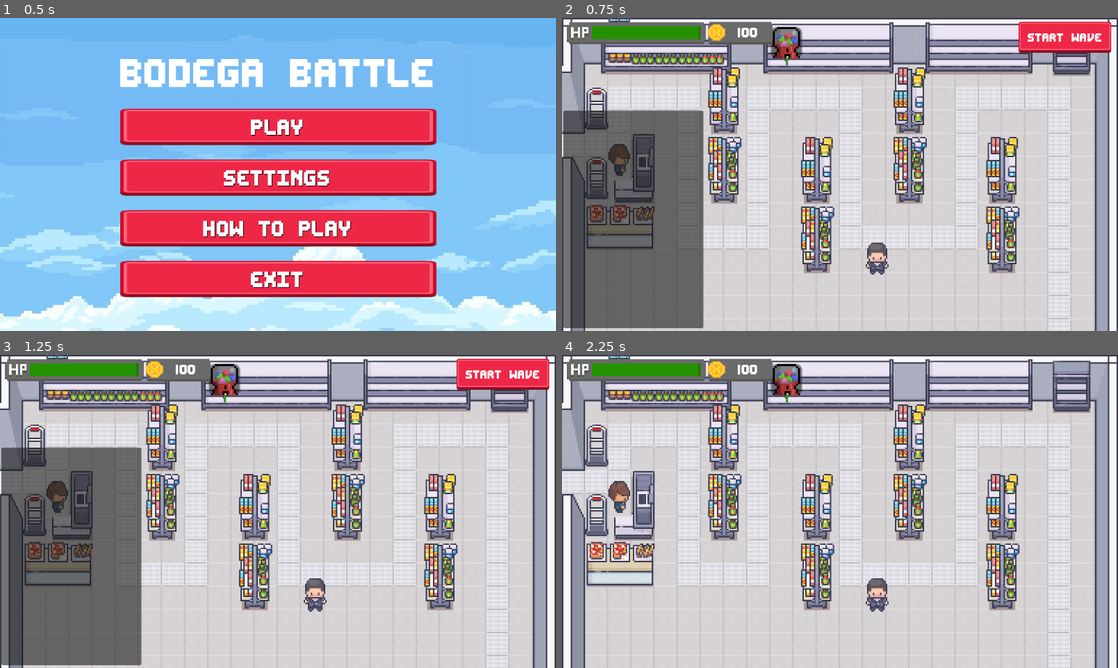
Above: before the commit, frames 1-4 (two rows, left to right).
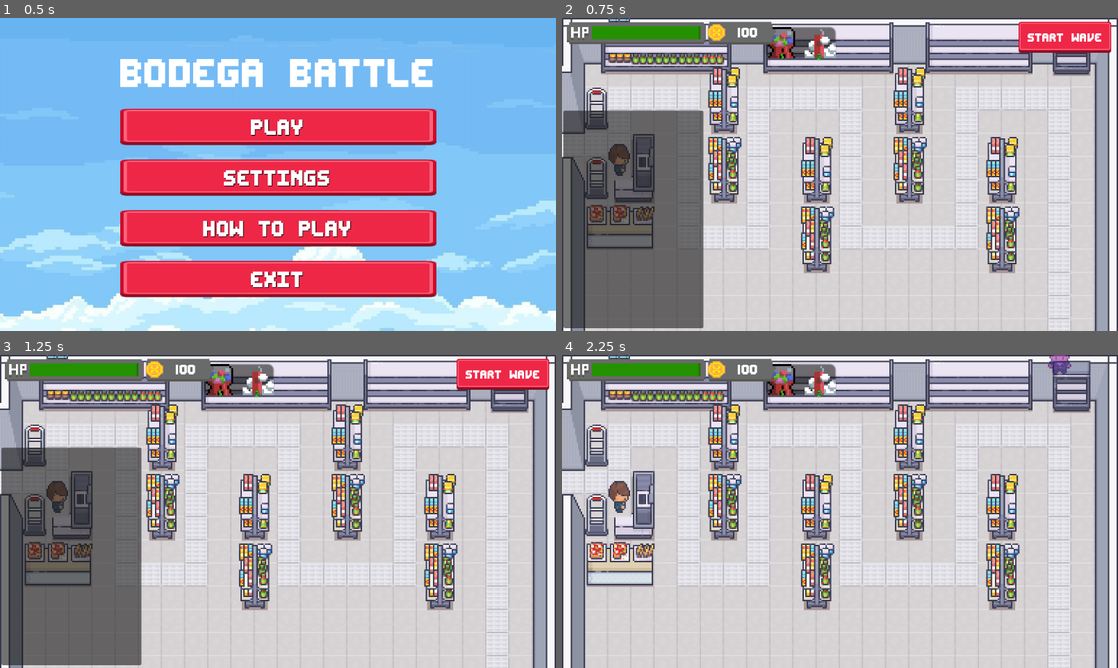
Above: after the commit, the same moments.

Repository: s27459-pj/bodega-battle
Game: Godot game, scene res://scene/scene_handler/scene_handler.tscn
Two runs of this game, one before a commit and one after it. Both use one fixed random seed, a clock stepped at 60 frames per second and the inputs below.
Inputs (mouse positions are in pixels of both pictures, inside the frame that each line leads up to):
- Up to frame 1 (0.5 s): no input
- Up to frame 2 (0.75 s): click "PLAY" at 0.5 s
- Up to frame 3 (1.25 s): no input
- Up to frame 4 (2.25 s): click (817, 380) at 1.27 s; click "Start Wave" at 2 s

Frame 1 is identical in both runs. In frame 2, 1.4% of the frame differs, in the area x 36-59%, y 2-82%; in frame 3, 1.4%; in frame 4, 1.6%, in the area x 36-92%, y 0-82%.

Commit message:
added placement

Diff:
--- a/objects/defences/sprzedawca-e-petów/cigaret.tscn
+++ b/objects/defences/sprzedawca-e-petów/cigaret.tscn
@@ -196,6 +196,7 @@
 }]
 
 [node name="Cigaret" type="Node2D"]
+y_sort_enabled = true
 script = ExtResource("1_o7oma")
 fire_rate = 8.0
 ammo_scene = ExtResource("2_qggpk")
@@ -203,6 +204,8 @@
 [node name="CharacterBody2D" type="CharacterBody2D" parent="."]
 
 [node name="AnimatedSprite2D" type="AnimatedSprite2D" parent="CharacterBody2D"]
+y_sort_enabled = true
+position = Vector2(-1, -32)
 scale = Vector2(3, 3)
 sprite_frames = SubResource("SpriteFrames_oom24")
 animation = &"idle_down"
--- a/objects/defences/sprzedawca-e-petów/smoke.gd
+++ b/objects/defences/sprzedawca-e-petów/smoke.gd
@@ -2,7 +2,7 @@
 
 var dir:float
 @export var speed= 50
-@export var hitDelay = 1
+@export var hitDelay = 1.0
 @export var lifetime = 4
 
 @onready var attack_delay: Timer = $attackDelay
--- a/objects/defences/sprzedawca-e-petów/smoke.tscn
+++ b/objects/defences/sprzedawca-e-petów/smoke.tscn
@@ -6,22 +6,6 @@
 [sub_resource type="Gradient" id="Gradient_3rddr"]
 offsets = PackedFloat32Array(0, 0.3, 0.743333, 1)
 colors = PackedColorArray(1, 1, 1, 0, 1, 1, 1, 1, 1, 1, 1, 1, 1, 1, 1, 0)
-
-[sub_resource type="Animation" id="Animation_uo580"]
-resource_name = "move"
-loop_mode = 1
-tracks/0/type = "value"
-tracks/0/imported = false
-tracks/0/enabled = true
-tracks/0/path = NodePath("Sprite2D:scale")
-tracks/0/interp = 1
-tracks/0/loop_wrap = true
-tracks/0/keys = {
-"times": PackedFloat32Array(-0.0333333, 0.2315),
-"transitions": PackedFloat32Array(1, 0.500001),
-"update": 0,
-"values": [Vector2(1, 1), Vector2(1.1, 1.1)]
-}
 
 [sub_resource type="Animation" id="Animation_3rddr"]
 length = 0.001
@@ -65,6 +49,34 @@
 "values": [Color(1, 1, 1, 1), Color(1, 1, 1, 0)]
 }
 
+[sub_resource type="Animation" id="Animation_uo580"]
+resource_name = "move"
+loop_mode = 1
+tracks/0/type = "value"
+tracks/0/imported = false
+tracks/0/enabled = true
+tracks/0/path = NodePath("Sprite2D:scale")
+tracks/0/interp = 1
+tracks/0/loop_wrap = true
+tracks/0/keys = {
+"times": PackedFloat32Array(-0.0333333, 0.2315),
+"transitions": PackedFloat32Array(1, 0.500001),
+"update": 0,
+"values": [Vector2(1, 1), Vector2(1.1, 1.1)]
+}
+tracks/1/type = "value"
+tracks/1/imported = false
+tracks/1/enabled = true
+tracks/1/path = NodePath("Sprite2D:modulate")
+tracks/1/interp = 1
+tracks/1/loop_wrap = true
+tracks/1/keys = {
+"times": PackedFloat32Array(0, 0.533333),
+"transitions": PackedFloat32Array(0.378929, 0.466516),
+"update": 0,
+"values": [Color(1, 1, 1, 0.839216), Color(1, 1, 1, 1)]
+}
+
 [sub_resource type="AnimationLibrary" id="AnimationLibrary_wspg5"]
 _data = {
 &"RESET": SubResource("Animation_3rddr"),
@@ -76,10 +88,10 @@
 size = Vector2(26, 26)
 
 [node name="Smoke" type="Node2D"]
+z_index = 1
 scale = Vector2(3, 3)
 script = ExtResource("1_3rddr")
 speed = 10
-hitDelay = 0
 lifetime = 10
 
 [node name="attackDelay" type="Timer" parent="."]
--- a/objects/ui/tower_placement/ui_tower_placement.gd
+++ b/objects/ui/tower_placement/ui_tower_placement.gd
@@ -12,7 +12,9 @@
 # Where we're building the tower
 var build_location: Vector2
 
-var gum_turret_scene: PackedScene = load("res://objects/defences/gum-turret.tscn")
+var gum_turret_scene: PackedScene = load("res://objects/defences/basic-turret/gum-turret.tscn")
+var vape_turret_scene: PackedScene = load("res://objects/defences/sprzedawca-e-petów/cigaret.tscn")
+
 var buildable_spots_tilemap: TileMapLayer
 
 
@@ -36,6 +38,8 @@
 		if Input.is_action_just_pressed("ui_tower_start_build"):
 			if Input.is_key_pressed(KEY_1):
 				initiate_build_mode(gum_turret_scene)
+			if Input.is_key_pressed(KEY_2):
+				initiate_build_mode(vape_turret_scene)
 			# NOTE: Add more tower shortcuts from:
 			#       Project Settings >Input Map > ui_tower_start_build
 
@@ -43,6 +47,8 @@
 func _on_gum_turret_button_pressed() -> void:
 	initiate_build_mode(gum_turret_scene)
 
+func _on_vape_turret_button_pressed() -> void:
+	initiate_build_mode(vape_turret_scene)
 
 func initiate_build_mode(scene: PackedScene) -> void:
 	if build_mode:
@@ -83,7 +89,7 @@
 
 	# TODO: Check if enough cash
 
-	var new_tower: Node2D = gum_turret_scene.instantiate()
+	var new_tower: Node2D = building_scene.instantiate()
 	new_tower.position = build_location
 	var turret_container: Node2D = level.get_node("Turrets")
 	turret_container.add_child(new_tower, true)
--- a/objects/ui/tower_placement/ui_tower_placement.tscn
+++ b/objects/ui/tower_placement/ui_tower_placement.tscn
@@ -1,7 +1,8 @@
-[gd_scene load_steps=3 format=3 uid="uid://c8qbv1nyqanfh"]
+[gd_scene load_steps=4 format=3 uid="uid://c8qbv1nyqanfh"]
 
 [ext_resource type="Texture2D" uid="uid://dyn7xm152kns2" path="res://assets/sprites/defences/gumball.png" id="1_71j57"]
 [ext_resource type="Script" uid="uid://ctfacorwqq5sm" path="res://objects/ui/tower_placement/ui_tower_placement.gd" id="1_wdltr"]
+[ext_resource type="Texture2D" uid="uid://y8x45fg7t2q2" path="res://assets/sprites/defences/buch.png" id="3_vy1mm"]
 
 [node name="UITowerPlacement" type="Node2D"]
 script = ExtResource("1_wdltr")
@@ -18,7 +19,7 @@
 grow_vertical = 2
 scale = Vector2(4, 4)
 
-[node name="VBoxContainer" type="VBoxContainer" parent="PanelContainer"]
+[node name="VBoxContainer" type="HBoxContainer" parent="PanelContainer"]
 layout_mode = 2
 
 [node name="GumTurretButton" type="TextureButton" parent="PanelContainer/VBoxContainer"]
@@ -26,11 +27,28 @@
 size_flags_horizontal = 4
 texture_normal = ExtResource("1_71j57")
 
-[node name="RichTextLabel" type="RichTextLabel" parent="."]
-offset_left = 28.0
-offset_top = 60.0
-offset_right = 37.0
-offset_bottom = 83.0
+[node name="VapeTurretButton" type="TextureButton" parent="PanelContainer/VBoxContainer"]
+layout_mode = 2
+size_flags_horizontal = 4
+texture_normal = ExtResource("3_vy1mm")
+
+[node name="RichTextLabel_2" type="RichTextLabel" parent="."]
+offset_left = 95.0
+offset_top = 49.0
+offset_right = 104.0
+offset_bottom = 72.0
+size_flags_vertical = 0
+theme_override_colors/default_color = Color(0.121569, 1, 0, 1)
+theme_override_colors/font_outline_color = Color(0.165656, 0.165656, 0.165656, 1)
+theme_override_constants/outline_size = 4
+text = "2"
+fit_content = true
+
+[node name="RichTextLabel_1" type="RichTextLabel" parent="."]
+offset_left = 18.0
+offset_top = 49.0
+offset_right = 27.0
+offset_bottom = 72.0
 size_flags_vertical = 0
 theme_override_colors/default_color = Color(0.121569, 1, 0, 1)
 theme_override_colors/font_outline_color = Color(0.165656, 0.165656, 0.165656, 1)
@@ -39,3 +57,4 @@
 fit_content = true
 
 [connection signal="pressed" from="PanelContainer/VBoxContainer/GumTurretButton" to="." method="_on_gum_turret_button_pressed"]
+[connection signal="pressed" from="PanelContainer/VBoxContainer/VapeTurretButton" to="." method="_on_vape_turret_button_pressed"]
--- a/project.godot
+++ b/project.godot
@@ -49,6 +49,7 @@
 ui_tower_start_build={
 "deadzone": 0.2,
 "events": [Object(InputEventKey,"resource_local_to_scene":false,"resource_name":"","device":0,"window_id":0,"alt_presse …(189 unchanged characters)…
+, Object(InputEventKey,"resource_local_to_scene":false,"resource_name":"","device":-1,"window_id":0,"alt_pressed":false,"shift_pressed":false,"ctrl_pressed":false,"meta_pressed":false,"pressed":false,"keycode":0,"physical_keycode":50,"key_label":0,"unicode":50,"location":0,"echo":false,"script":null)
 ]
 }
 
--- a/scene/level_main/level_main.tscn
+++ b/scene/level_main/level_main.tscn
@@ -6,7 +6,6 @@
 [ext_resource type="TileSet" uid="uid://cy5mhdttx3dpf" path="res://assets/tileSets/decoration_tiles.tres" id="3_rjenp"]
 [ext_resource type="Texture2D" uid="uid://dwxh4rh2vure8" path="res://assets/sprites/characters/Premade_Character_17.png" id="3_xloln"]
 [ext_resource type="PackedScene" uid="uid://br1yi20n68g3p" path="res://objects/triggers/PlayerDamageTrigger/PlayerHitTrigger.tscn" id="6_xrx0r"]
-[ext_resource type="PackedScene" uid="uid://cj34p86dndnk7" path="res://objects/defences/sprzedawca-e-petów/cigaret.tscn" id="8_emggn"]
 
 [sub_resource type="TileSetAtlasSource" id="TileSetAtlasSource_4yjey"]
 texture = ExtResource("1_grj8k")
@@ -1667,12 +1666,10 @@
 tile_set = SubResource("TileSet_2i4km")
 
 [node name="Turrets" type="Node2D" parent="."]
+y_sort_enabled = true
 
 [node name="Enemy-path" type="Path2D" parent="."]
 curve = SubResource("Curve2D_voubo")
 
 [node name="PlayerHitTrigger" parent="." instance=ExtResource("6_xrx0r")]
 position = Vector2(-69, 262)
-
-[node name="Cigaret" parent="." instance=ExtResource("8_emggn")]
-position = Vector2(653, 483)
Binary file added: assets/sprites/defences/buch.png
Not shown, added: assets/sprites/defences/buch.png.import
